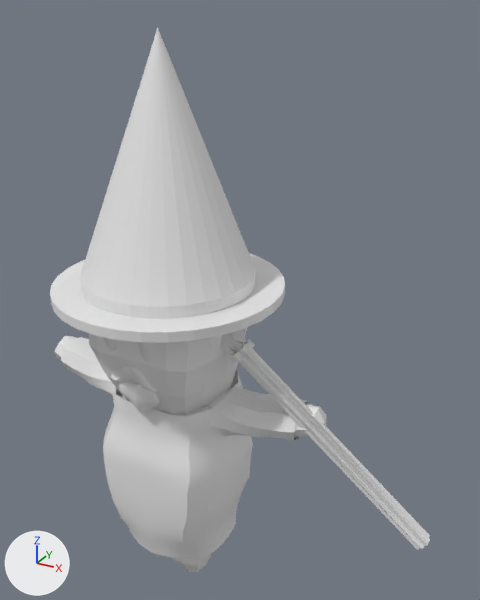
An edit to the FBX model Assets/Models/characters/enemigos/OsitoMago/oMago.fbx, drawn before and after from the same camera.
The view is the same before and after, from a 50 mm lens placed at (0.897, -1.246, 1.507), pointed at (0.166, 0.083, 0.842). The axes (+X, +Y, +Z) are drawn at lower left. The lights are the same throughout. Where no turn or scale is listed for an object, it has been applied to the vertices.

Names of what the first picture shows: 'barba', 'baston', 'cuerpo.003', 'gorro', 'ojos.002', 'tunica'.
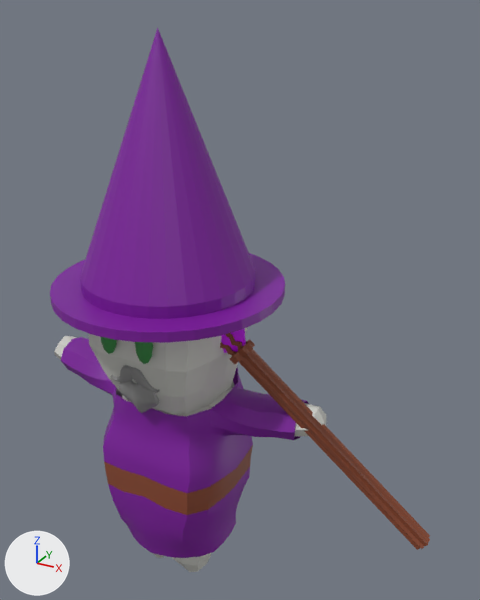
Location of each change, (x1, y1, x2, y2) in pixels of the pictures (480 x 600 px):
'gorro', recoloured (white to purple): (50, 28, 285, 343) in both
'tunica', recoloured (grey to purple): (61, 337, 309, 558) in both
'baston', recoloured (grey to brown): (220, 328, 430, 550) in both
'barba', recoloured: (110, 365, 160, 413) in both
'ojos.002', recoloured: (101, 337, 156, 364) in both

The edits, one by one:
Picture 'bastonTextura.png' (img_bastontextura_png) is new.
Picture 'tunicaTextura.png' (img_tunicatextura_png) is new.
Material 'Material.003' (mat_material_003) is new.
Its texture is img_bastontextura_png (with its transparency).
Material 'Material.005' (mat_material_005) is new.
Its texture is img_tunicatextura_png (with its transparency).
Material 'Material.001' (mat_material_001) is new.
Its base color is (0.26, 0.26, 0.26) (grey #8b8b8b).
Material 'Material.004' (mat_material_004) is new.
Its base color is (0.0343, 0.254, 0.0545) (green #348a42).
Material 'Material.006' (mat_material_006) is new.
Its base color is (0.209, 0.007, 0.342) (purple #7e149e).
me_cube_007 has 352 vertices, 350 faces and spans x -0.0713..0.0723, y -0.0734..-0.0294, z -0.0965..0.0467.
me_cube_007 now uses material mat_material_001 (grey #8b8b8b).
me_cone_001 has 193 vertices, 192 faces and spans x -0.288..0.288, y -0.288..0.288, z -0.312..0.296.
me_cone_001 now uses material mat_material_006 (purple #7e149e).
me_cube_018 has 366 vertices, 341 faces and spans x -0.101..0.706, y -0.522..0.395, z -0.672..0.103.
me_cube_018 now uses material mat_material_003 (picture img_bastontextura_png).
me_plane_002 has 409 vertices, 382 faces and spans x -0.368..0.368, y 0.032..0.363, z -0.351..0.169.
me_plane_002 now uses material mat_material_005 (picture img_tunicatextura_png).
me_circle_005 has 48 vertices, 28 faces and spans x -0.026..0.128, y -0.014..0.005, z -0.05..0.05.
me_circle_005 now uses material mat_material_004 (green #348a42).
